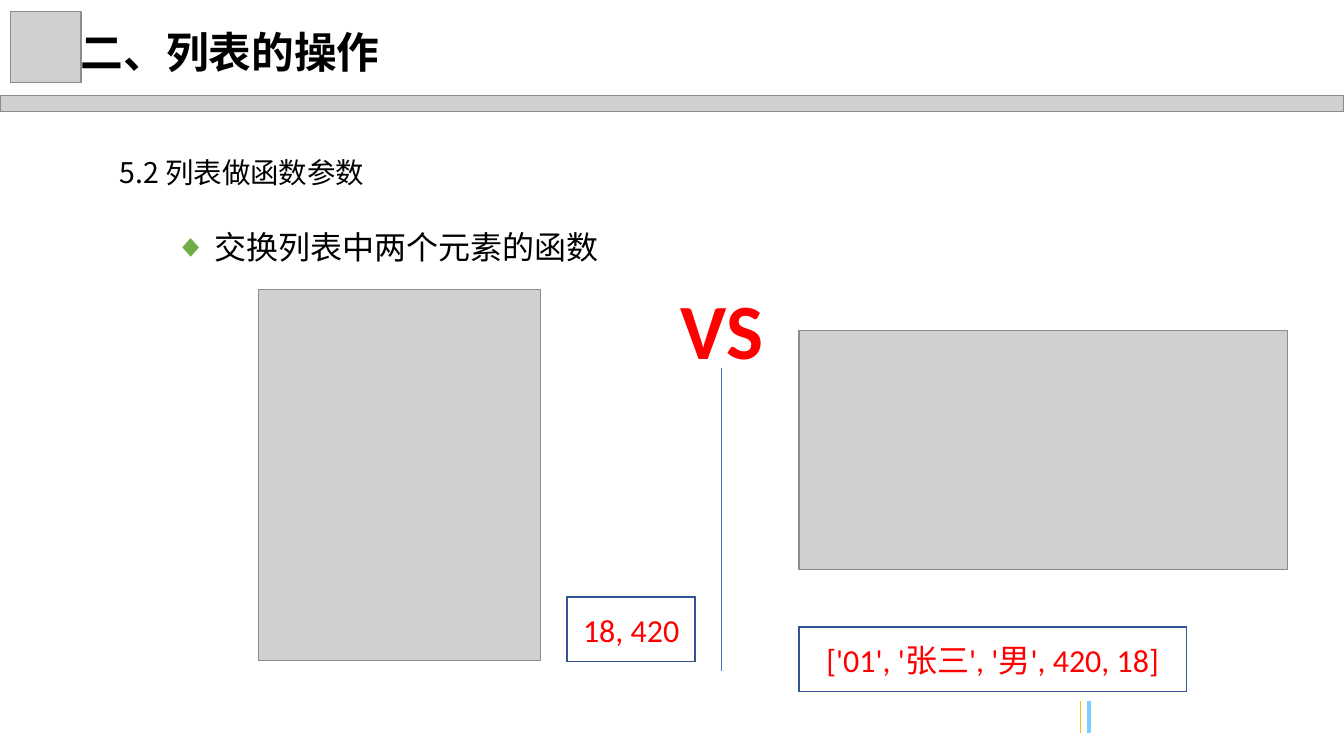
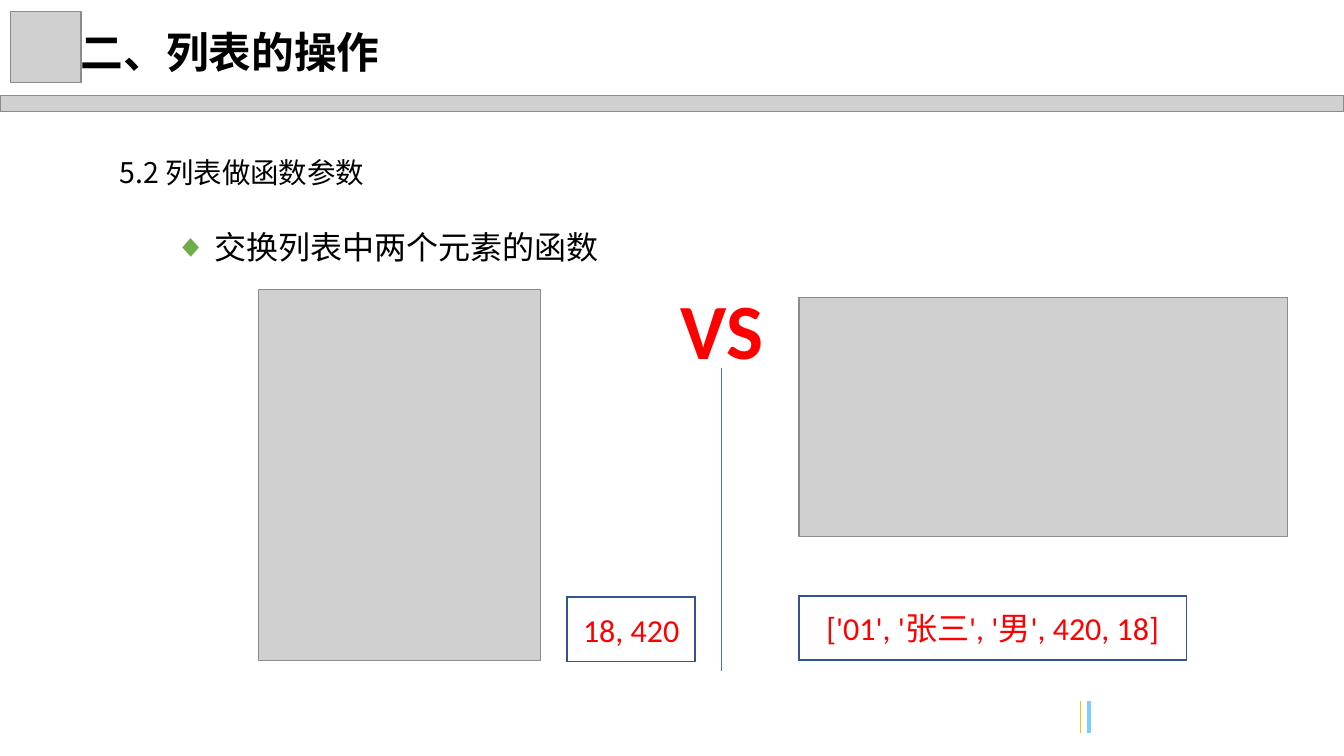
Before and after one commit to freeshow/LearningPython, a slide deck: slide 17 of Python 列表.pptx (slide 15 before the commit). Drawn at 1344x756 pixels with LibreOffice and Linux fonts; fonts in the diff are those of the drawing; grey boxes stand for pictures; background and template pictures are left out. Boxes give left, top, right and bottom in pixels: in the first picture for what was removed or moved away, otherwise in the second. Text is boxed around its words. In the diff, an @@ line names an element or a change of style, - is before the commit and + after.

```diff
--- a/Python 列表.pptx
+++ b/Python 列表.pptx
@@ picture: place and size @@
-picture at bbox=[799, 331, 1288, 570]
+picture at bbox=[799, 297, 1288, 537]
@@ rectangle "['01', '张三', '男', 420, 18]": place and size @@
-rectangle "['01', '张三', '男', 420, 18]" at bbox=[799, 627, 1188, 692]
+rectangle "['01', '张三', '男', 420, 18]" at bbox=[799, 596, 1188, 661]
```
Also in this commit, not shown: 9 other slides changed, 2 slides added, 2 slides removed, 5 other files.
